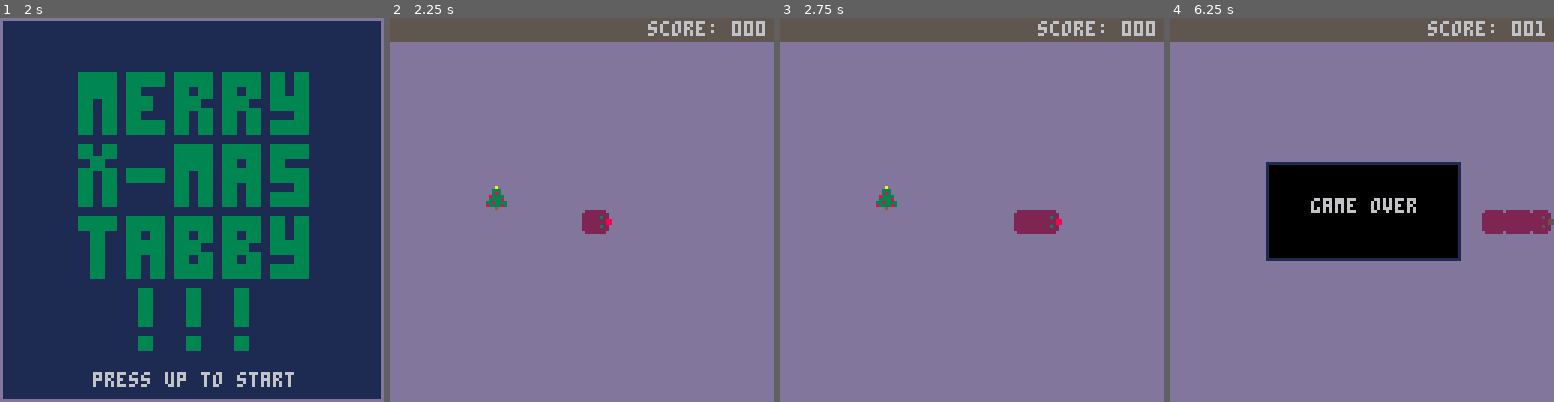
Above: before the commit, frames 1-4 (left to right).
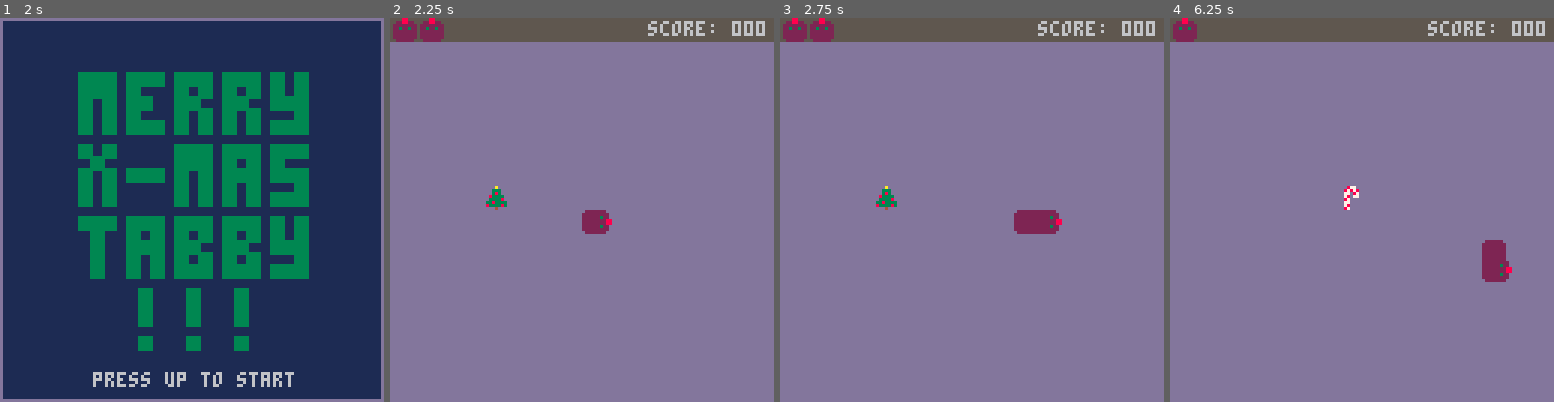
Above: after the commit, the same moments.

Repository: gigamonkey/pico-8
Game: PICO-8 cartridge snake.p8
The game is run twice, just before and just after one commit, with the same random seed, the same clock (stepped at 60 frames per second) and the same inputs.
Inputs:
- Up to frame 1 (2 s): hold Right from 1.6 s (still down)
- Up to frame 2 (2.25 s): release Right at 2.1 s; hold Up from 2.15 s (still down)
- Up to frame 3 (2.75 s): release Up at 2.42 s; hold Right from 2.47 s (still down)
- Up to frame 4 (6.25 s): release Right at 3.03 s; hold Left 3.08-3.58 s; hold Down 3.63-3.97 s; hold Right 4.02-4.68 s; hold Up 4.73-5.03 s; hold Left 5.08-5.68 s; hold Down 5.73-6.03 s; hold Right from 6.08 s (still down)

Frame 1 is identical in both runs. In frame 2, 0.7% of the frame differs, in the area x 0-15%, y 0-7%; in frame 3, 0.7%; in frame 4, 15%, in the area x 0-100%, y 0-69%.

Commit message:
Adding extra lives.

Diff:
--- a/snake.lua
+++ b/snake.lua
@@ -1,4 +1,5 @@
 -- snake
+
 
 SIZE = 16 -- 128px display / 8px sprites.
 SIZE2D = SIZE * SIZE
@@ -11,6 +12,8 @@
 GRASS = 0
 SNAKE = 1
 FOOD = 2
+
+NEW_LIFE = 20
 
 -- sprites for the head.
 heads = { [UP] = 13, [DOWN] = 14, [LEFT] = 15, [RIGHT] = 16 }
@@ -29,6 +32,9 @@
   frames_into_head = 0
 }
 
+score = 0
+lives = 3
+
 -- Grid is table keyed with x,y coordinates encoded as integers. The
 -- values are the contents of that cell, either grass, snake, some
 -- kind of food.
@@ -49,7 +55,20 @@
     if btnp(2) then
       start_game()
     end
-  elseif snake.dead then
+  elseif state == 'died' then
+    lives -= 1
+    if lives == 0 then
+      state = 'game over'
+    else
+      snake = new_snake()
+      state = 'next life'
+    end
+  elseif state == 'next life' then
+    pause()
+    if btnp(2) then
+      restart_game()
+    end
+  elseif state == 'game over' then
       game_over()
   else
     if btnp(0) then
@@ -66,6 +85,8 @@
     end
     if not snake.dead then
       move(snake)
+    else
+      state = 'died'
     end
   end
 end
@@ -79,7 +100,10 @@
 
     local score_start = 128 - ((10 * 4) + 2)
     rectfill(0, 0, 127, 7, 5)
-    print("score: " .. score(), score_start, 1, 6)
+    for i=0, lives - 2 do
+      spr(13, 1 + (i * 9), 0)
+    end
+    print("score: " .. score_string(), score_start, 1, 6)
 
     -- speed is in squares/second
     local proportion = snake.frames_into_head * snake.speed / 30
@@ -164,12 +188,38 @@
 end
 
 
+function pause()
+  rectfill(32, 48, 96, 80, 0)
+  rect(32, 48, 96, 80, 1)
+  print("press up", 49, 56, 6)
+  print("to continue", 44, 64, 6)
+end
+
 function game_over()
   rectfill(32, 48, 96, 80, 0)
   rect(32, 48, 96, 80, 1)
   print("game over", 47, 60, 6)
 end
 
+function restart_game()
+  set_head(snake, {x=8, y=8})
+  set_head(snake, {x=9, y=8})
+  start_game()
+end
+
+function new_snake()
+  return {
+    direction = RIGHT,
+    speed = 5,
+    turns = {},
+    head = 0,
+    tail = 0,
+    vacated = nil,
+    segments = {},
+    dead = false,
+    frames_into_head = 0
+  }
+end
 
 function start_game()
   state = 'playing'
@@ -207,14 +257,13 @@
   return y + 1
 end
 
-function score()
-  local s = length(snake) - 2
-  if s < 10 then
-    return "00" .. s
-  elseif s < 100 then
-      return "0" .. s
+function score_string()
+  if score < 10 then
+    return "00" .. score
+  elseif score < 100 then
+      return "0" .. score
   else
-    return "" .. s
+    return "" .. score
   end
 end
 
@@ -314,6 +363,11 @@
       else
         sfx(5)
         random_food()
+        score += 1
+        if score % NEW_LIFE == 0 and lives < 10 then
+          lives += 1
+          sfx(7)
+        end
       end
     end
   end
